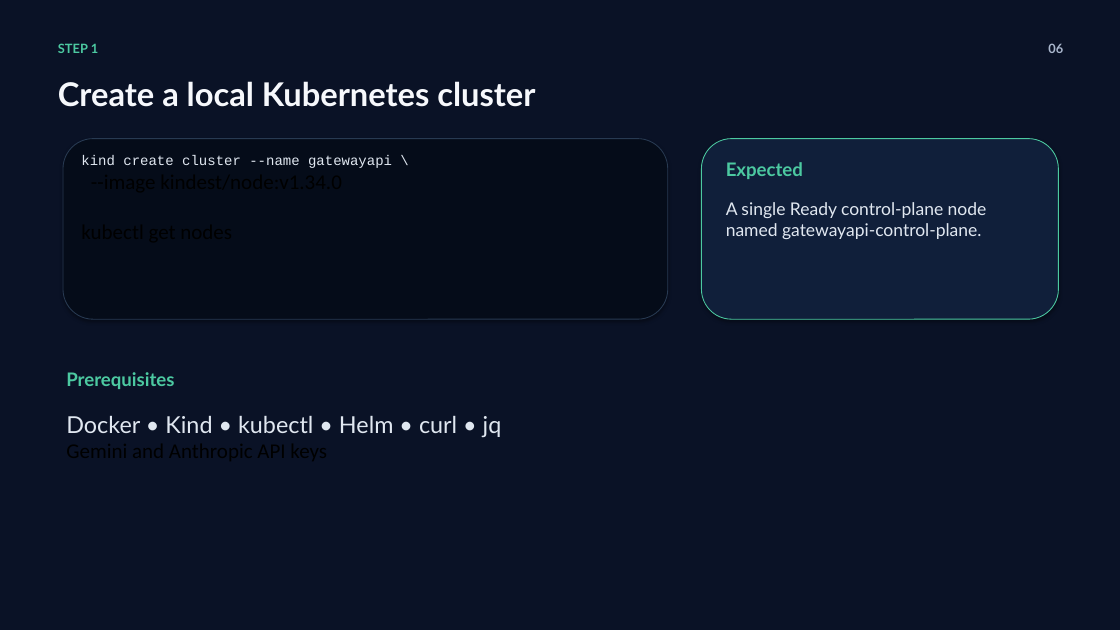
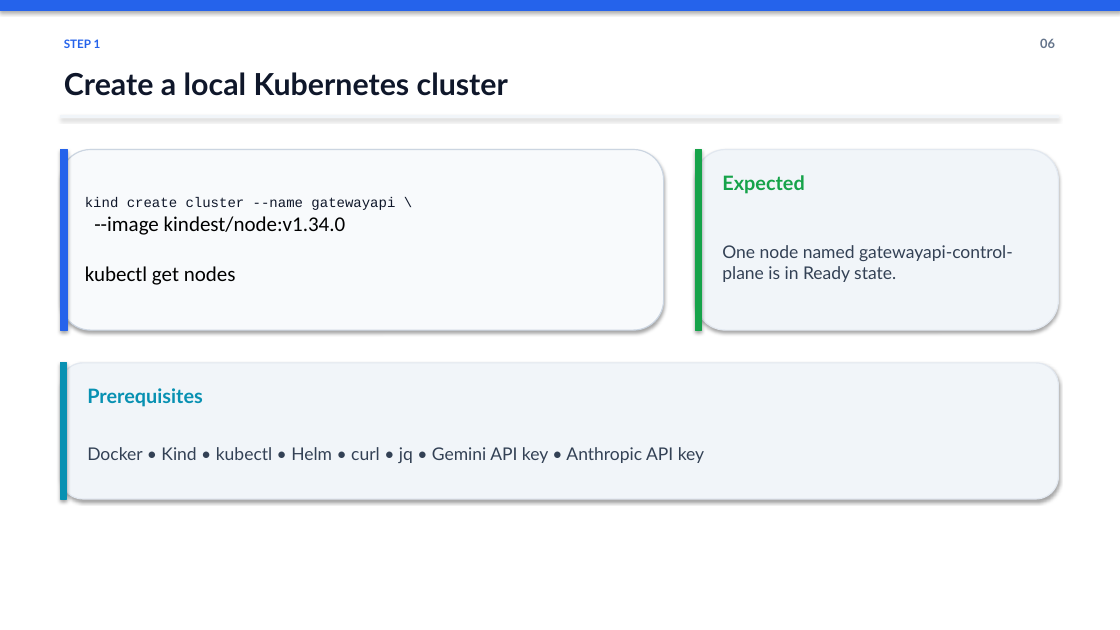
Before and after one commit to mohamedlotfy95/Elsherif-Agentgateway-Labs, a slide deck: slide 6 of docs/presentation/Agentgateway_LLM_Routing_Workshop.pptx. Drawn at 1120x630 pixels with LibreOffice and Linux fonts; fonts in the diff are those of the drawing. Boxes give left, top, right and bottom in pixels: in the first picture for what was removed or moved away, otherwise in the second. Text is boxed around its words. In the diff, an @@ line names an element or a change of style, - is before the commit and + after.

```diff
--- a/docs/presentation/Agentgateway_LLM_Routing_Workshop.pptx
+++ b/docs/presentation/Agentgateway_LLM_Routing_Workshop.pptx
@@ background #0A1226 to #FFFFFF @@
@@ rectangle added at [0,0,1120,10], fill #2563EB, outline #2563EB 1 pt @@
@@ text "Create a local Kubernetes cluster": place and size @@
-text "Create a local Kubernetes cluster" at [58,81,535,107]
+text "Create a local Kubernetes cluster" at [64,72,508,96]
@@ text "Create a local Kubernetes cluster" at [64,72,508,96]: size 28 to 26 pt, text colour #F6F8FC to #0F172A; vertical alignment top to middle @@
@@ text "STEP 1" at [64,39,101,48]: size 11 to 10 pt, text colour #4CC9A1 to #2563EB; vertical alignment top to middle @@
@@ text "06": place and size @@
-text "06" at [1048,43,1063,53]
+text "06" at [1040,38,1055,48]
@@ text "06" at [1040,38,1055,48]: text colour #AAB7CD to #64748B; vertical alignment top to middle @@
@@ rectangle added at [60,116,1059,118], fill #F1F5F9, outline #F1F5F9 1 pt @@
@@ rounded rectangle: place and size @@
-rounded rectangle at [63,139,668,319]
+rounded rectangle at [60,150,664,330]
@@ rounded rectangle at [60,150,664,330]: fill #050C19 to #F8FAFC; outline #283A52 0.75 pt to #CBD5E1 1 pt @@
@@ rectangle added at [60,150,67,330], fill #2563EB, outline #2563EB 1 pt @@
@@ text "kind create cluster --name gatewayapi ...": place and size @@
-text "kind create cluster --name gatewayapi ..." at [81,155,392,168]
+text "kind create cluster --name gatewayapi ..." at [85,197,395,285]
@@ text "kind create cluster --name gatewayapi ..." at [85,197,395,285]: text colour #E0E7F0 to #0F172A in "kind create cluster --name gatewayapi \"; vertical alignment top to middle @@
@@ rounded rectangle: place and size @@
-rounded rectangle at [702,139,1059,319]
+rounded rectangle at [696,150,1059,330]
@@ rounded rectangle at [696,150,1059,330]: fill #101F3A to #F1F5F9; outline #4CC9A1 0.75 pt to #E2E8F0 1 pt @@
@@ rectangle added at [696,150,702,330], fill #16A34A, outline #16A34A 1 pt @@
@@ text "Expected": place and size @@
-text "Expected" at [726,162,803,179]
+text "Expected" at [722,175,804,194]
@@ text "Expected" at [722,175,804,194]: size 16 to 17 pt, text colour #4CC9A1 to #16A34A; vertical alignment top to middle @@
@@ text "One node named gatewayapi-control-plane is ..." at [722,245,1013,282]: vertical alignment top to middle @@
@@ text at [722,245,1013,282]: text changed; text colour #E0E7F0 to #334155 @@
-A single Ready control-plane node named gatewayapi-control-plane.
+One node named gatewayapi-control-plane is in Ready state.
@@ rounded rectangle added at [60,363,1059,499], fill #F1F5F9, outline #E2E8F0 1 pt @@
@@ rectangle added at [60,363,66,499], fill #0891B2, outline #0891B2 1 pt @@
@@ text "Prerequisites": place and size @@
-text "Prerequisites" at [66,372,174,389]
+text "Prerequisites" at [87,388,202,407]
@@ text "Prerequisites" at [87,388,202,407]: size 16 to 17 pt, text colour #4CC9A1 to #0891B2; vertical alignment top to middle @@
@@ text "Docker • Kind • kubectl ..." at [87,447,704,463]: vertical alignment top to middle @@
@@ text at [87,447,704,463]: text changed; size 20 to 15 pt; text colour #E0E7F0 to #334155 @@
-Docker • Kind • kubectl • Helm • curl • jq
-Gemini and Anthropic API keys
+Docker • Kind • kubectl • Helm • curl • jq • Gemini API key • Anthropic API key
```
Also in this commit, not shown: 13 other slides changed, 2 slides added, 2 slides removed.
